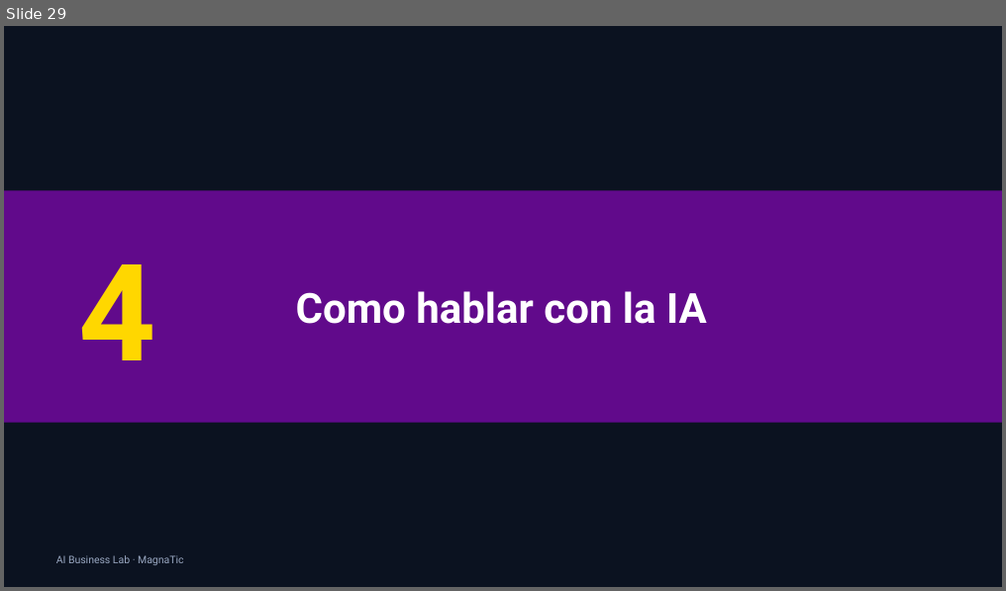
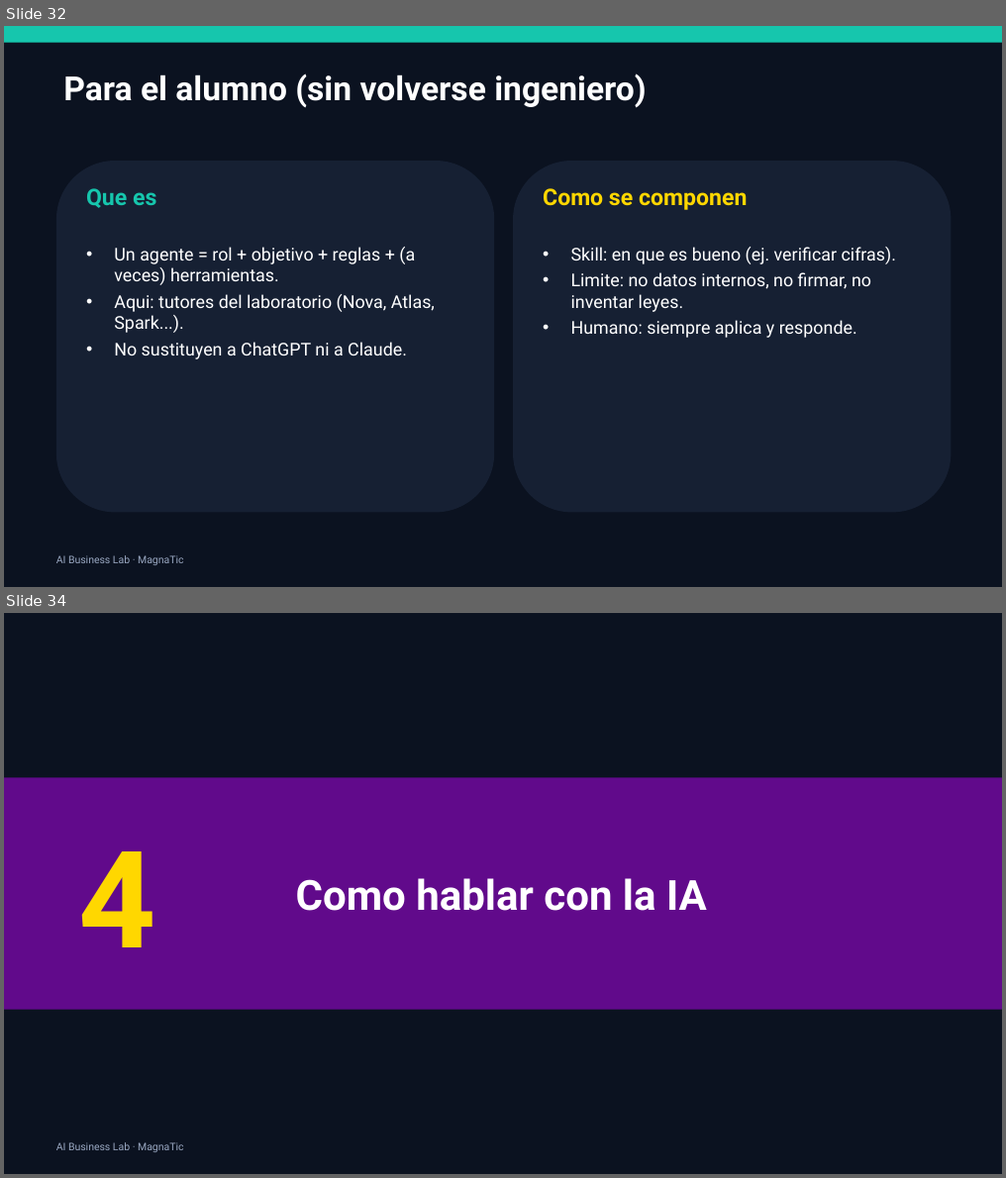
Before and after one commit to xander0408/CURSOS, a slide deck: AI-Business-Lab-Presentacion.pptx. Shown one above the other, each under a label of ours: slide 29 before the commit, slides 32 and 34 after it; the slides between them are not shown. The pictures are 1006x591 and 1006x1178 pixels, drawn with LibreOffice and Linux fonts; fonts in the diff are those of the drawing. Boxes give left, top, right and bottom in pixels: in the first picture for what was removed or moved away, otherwise in the second. Text is boxed around its words. In the diff, an @@ line names an element or a change of style, - is before the commit and + after.

```diff
--- a/AI-Business-Lab-Presentacion.pptx
+++ b/AI-Business-Lab-Presentacion.pptx
@@ slide 32 added at (4, 26, 1002, 587), background #0B1220 @@
@@ rectangle added at (4, 26, 1002, 43), fill #16C6AD @@
@@ text added at (63, 74, 646, 108), 32 pt, text #FFFFFF, bold @@
+Para el alumno (sin volverse ingeniero)
@@ rounded rectangle added at (56, 161, 494, 513), fill #162033 @@
@@ rounded rectangle added at (513, 161, 951, 513), fill #162033 @@
@@ text added at (86, 188, 156, 208), 22 pt, text #16C6AD, bold @@
+Que es
@@ text added at (543, 188, 746, 210), 22 pt, text #FFD700, bold @@
+Como se componen
@@ text added at (114, 247, 435, 360), 17 pt, text #FFFFFF @@
+• Un agente = rol + objetivo + reglas + (a veces) herramientas.
+• Aqui: tutores del laboratorio (Nova, Atlas, Spark...).
+• No sustituyen a ChatGPT ni a Claude.
@@ text added at (571, 247, 896, 338), 17 pt, text #FFFFFF @@
+• Skill: en que es bueno (ej. verificar cifras).
+• Limite: no datos internos, no firmar, no inventar leyes.
+• Humano: siempre aplica y responde.
@@ text added at (56, 556, 183, 566), 10 pt, text #9AA8C2 @@
+AI Business Lab · MagnaTic
@@ what was slide 29 is now slide 34 @@
```
Also in this commit, not shown: 3 slides changed, 6 other slides added, 1 slide removed, 28 other files.
